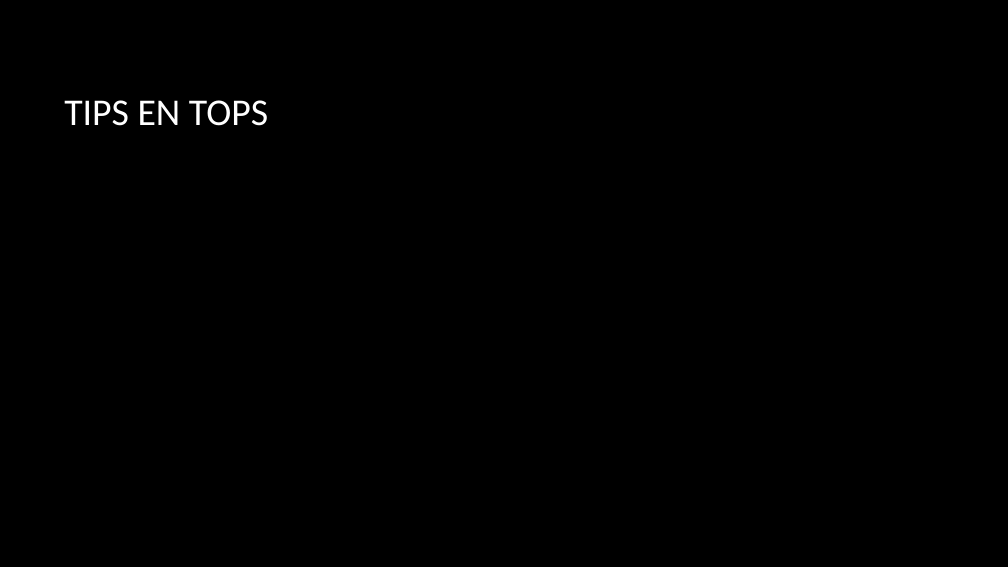
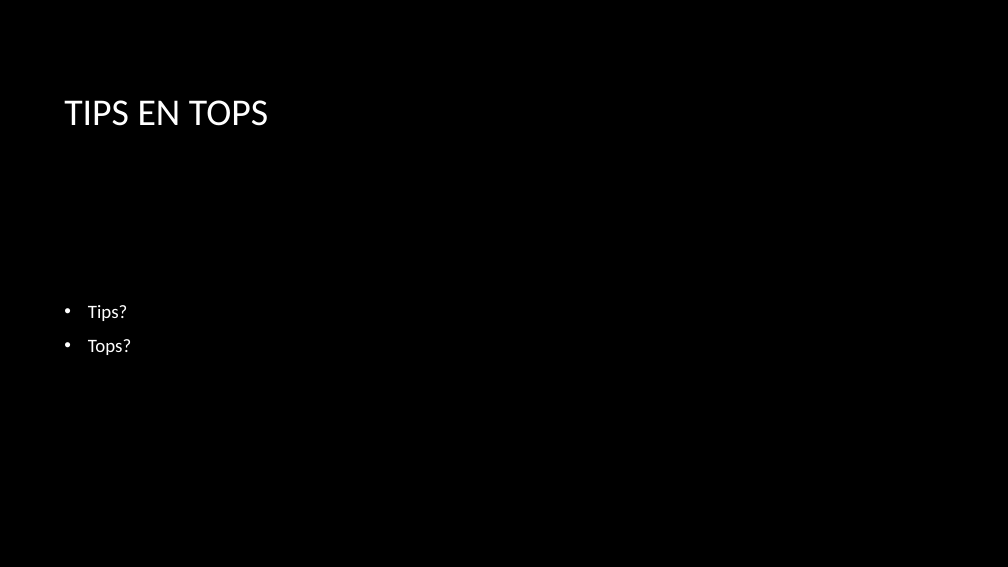
Before and after one commit to Hunter-Salvius/Hunter-Salvius.github.io, a slide deck: slide 10 of wbs/Martin luther king en gandie en obama.pptx. Drawn at 1008x567 pixels with LibreOffice and Linux fonts; fonts in the diff are those of the drawing; background and template pictures are left out. Boxes give left, top, right and bottom in pixels: in the first picture for what was removed or moved away, otherwise in the second. Text is boxed around its words. In the diff, an @@ line names an element or a change of style, - is before the commit and + after.

```diff
--- a/wbs/Martin luther king en gandie en obama.pptx
+++ b/wbs/Martin luther king en gandie en obama.pptx
@@ text added at bbox=[88, 305, 131, 355], 18 pt, text #FFFFFF @@
+• Tips?
+• Tops?
```
Also in this commit, not shown: 6 other slides changed, 6 other files.
